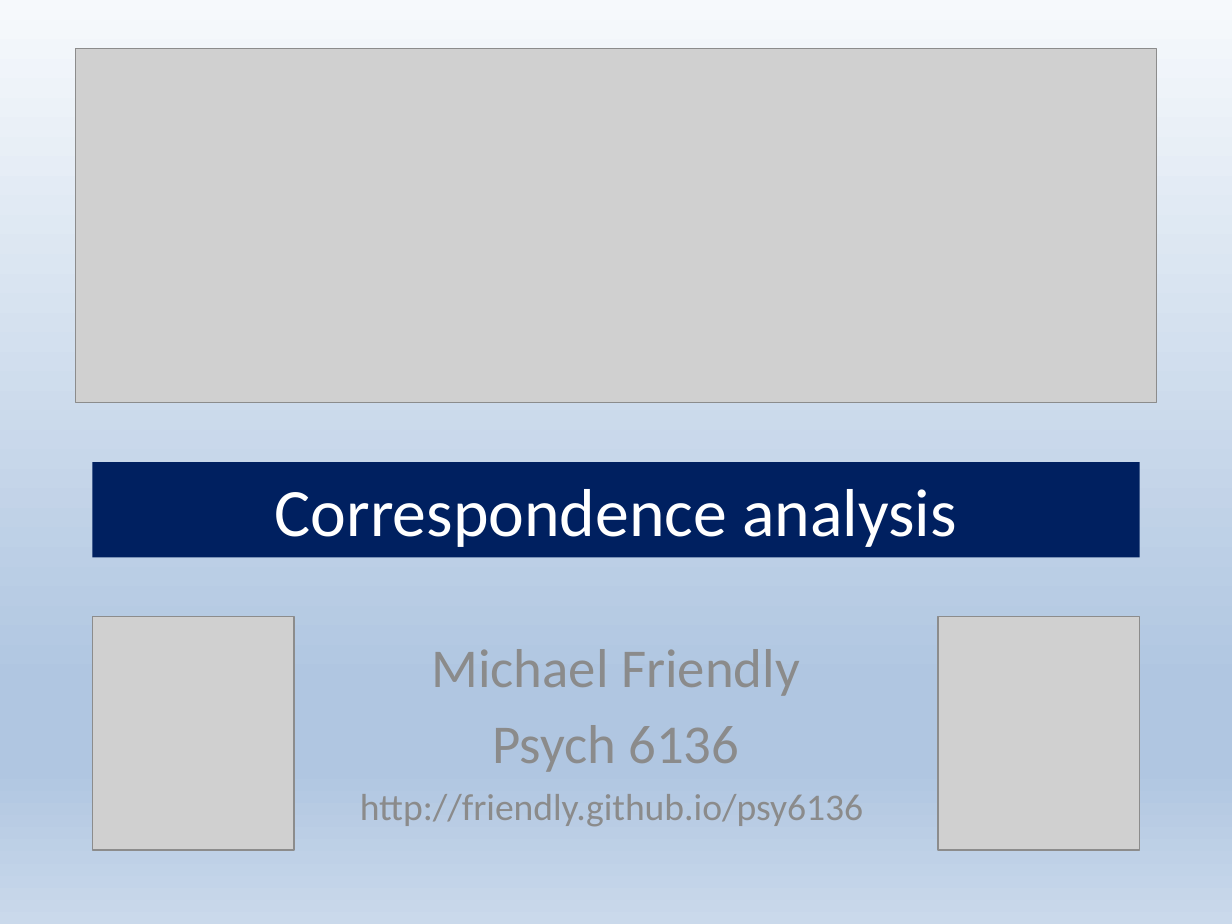
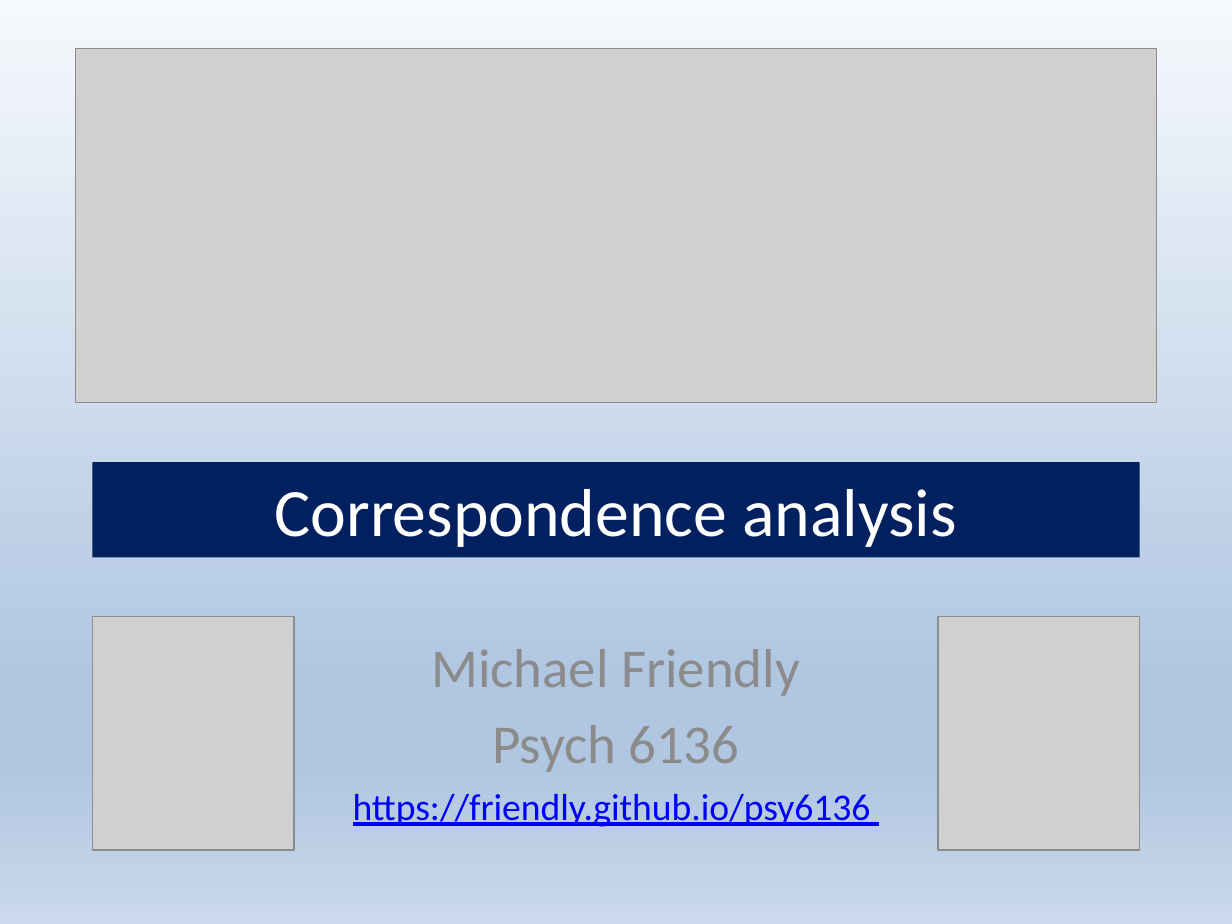
Before and after one commit to friendly/psy6136, a slide deck: slide 1 of lectures/05-Corresp.pptx. Drawn at 1232x924 pixels with LibreOffice and Linux fonts; fonts in the diff are those of the drawing; grey boxes stand for pictures. Boxes give left, top, right and bottom in pixels: in the first picture for what was removed or moved away, otherwise in the second. Text is boxed around its words. In the diff, an @@ line names an element or a change of style, - is before the commit and + after.

```diff
--- a/lectures/05-Corresp.pptx
+++ b/lectures/05-Corresp.pptx
@@ subtitle at [353, 794, 871, 827]: text changed; text colour #8C8C8C to #0000FF @@
-http://friendly.github.io/psy6136
+https://friendly.github.io/psy6136
```
Also in this commit, not shown: 9 other slides changed, 8 slides added, 5 other files.
